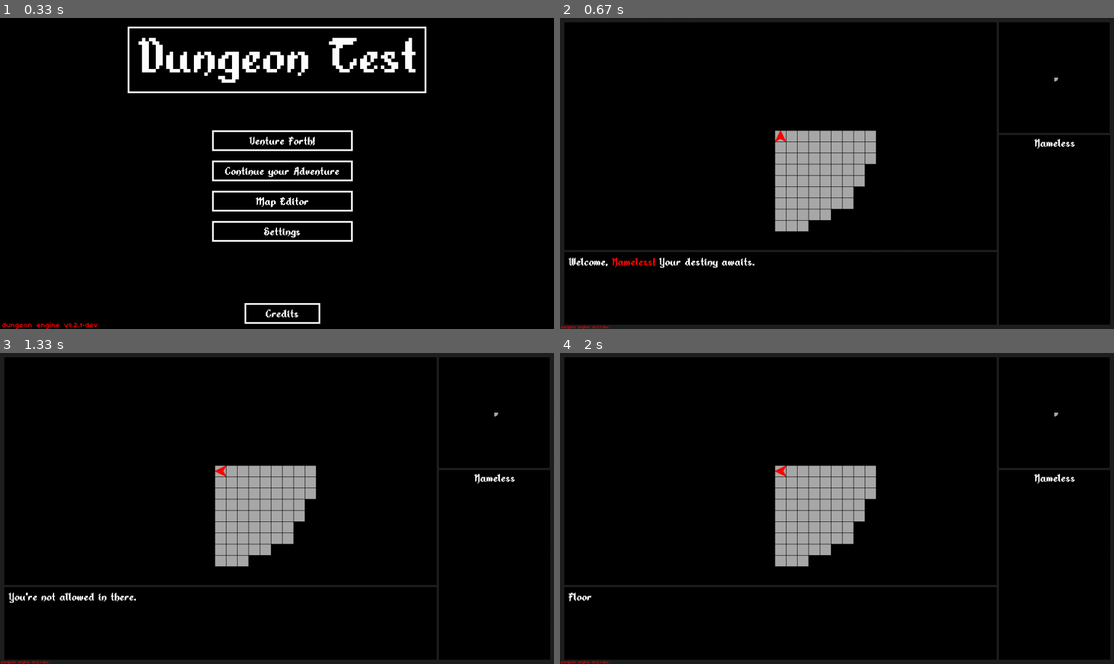
Above: before the commit, frames 1-4 (two rows, left to right).
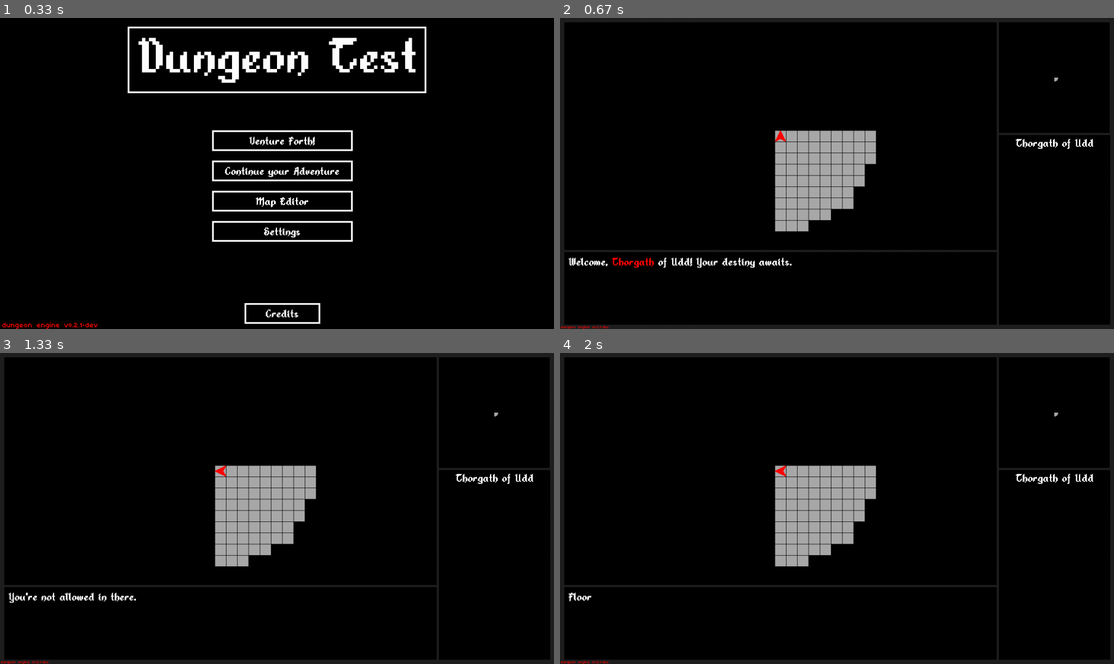
Above: after the commit, the same moments.

Repository: RidleyofZebes/dungeon-engine
Game: pygame game, started from dungeon_engine.py
Two runs of this game, one before a commit and one after it. Both use one fixed random seed, a clock stepped at 60 frames per second and the inputs below.
Inputs:
- Up to frame 1 (0.33 s): no input
- Up to frame 2 (0.67 s): click "Venture Forth!" at 0.38 s
- Up to frame 3 (1.33 s): hold D 0.67-1.13 s; hold W from 1.17 s (still down)
- Up to frame 4 (2 s): release W at 1.47 s; hold D 1.5-1.97 s; tap E at 1.65 s

Frame 1 is identical in both runs. In frame 2, 0.7% of the frame differs, in the area x 9-97%, y 38-81%; in frame 3, 0.2%; in frame 4, 0.2%.

Commit message:
changes to directory structure, added player variables for testing

Diff:
--- a/dungeon test v0.2.0-dev.py
+++ b/dungeon_engine.py
@@ -144,7 +144,19 @@
 
 class Player:
     def __init__(self):
-        self.name = "Nameless"
+        self.name = "Thorgath of Udd"
+        self.race = "Half-Orc"
+        self.job = "Fighter"
+        self.stats = {"str": 12,
+                      "dex": 10,
+                      "con": 15,
+                      "wis": 8,
+                      "cha": 11,
+                      "lck": 10}
+        self.xp = 0
+        self.lvl = 1
+        self.gold = 0
+        self.inventory = {}
         self.x = 0
         self.y = 0
         self.viewrange = 8
